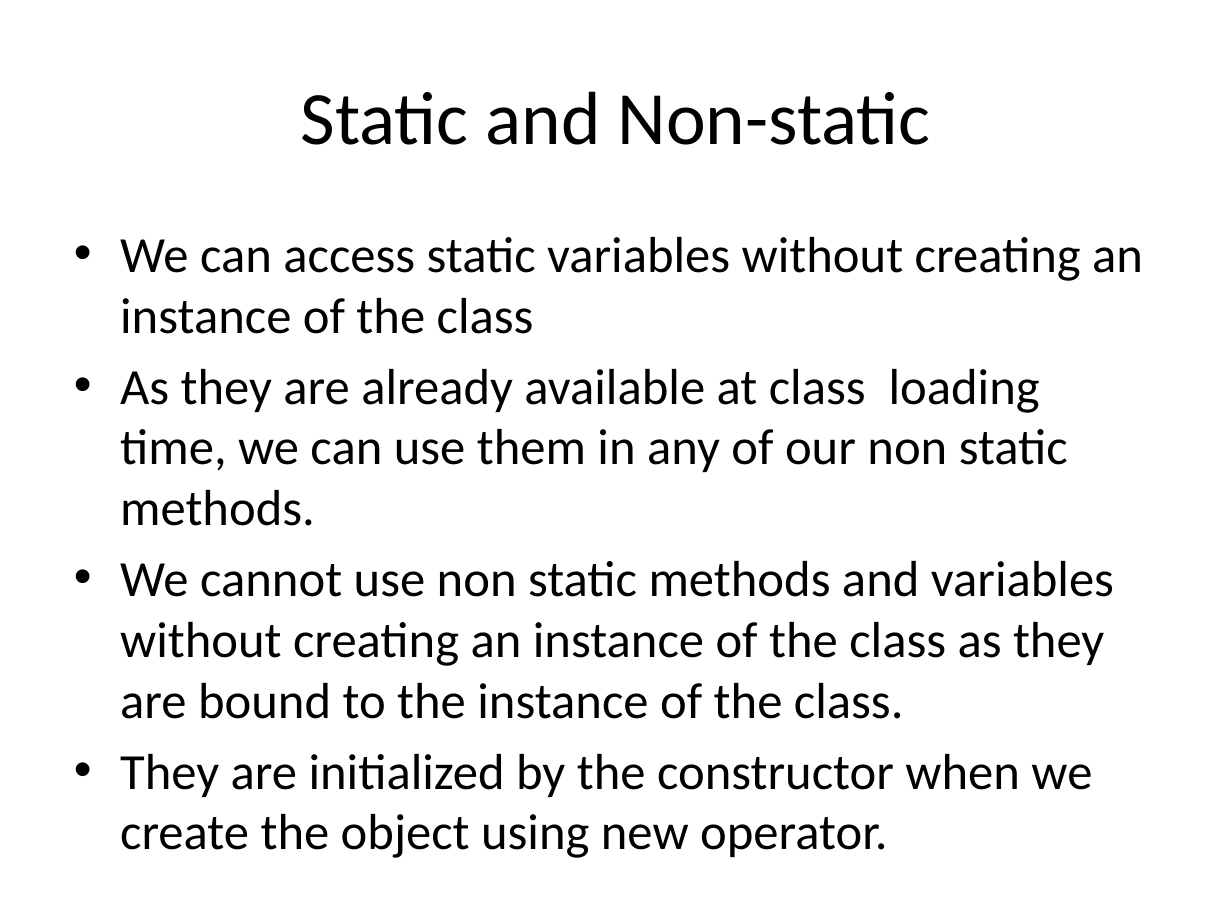
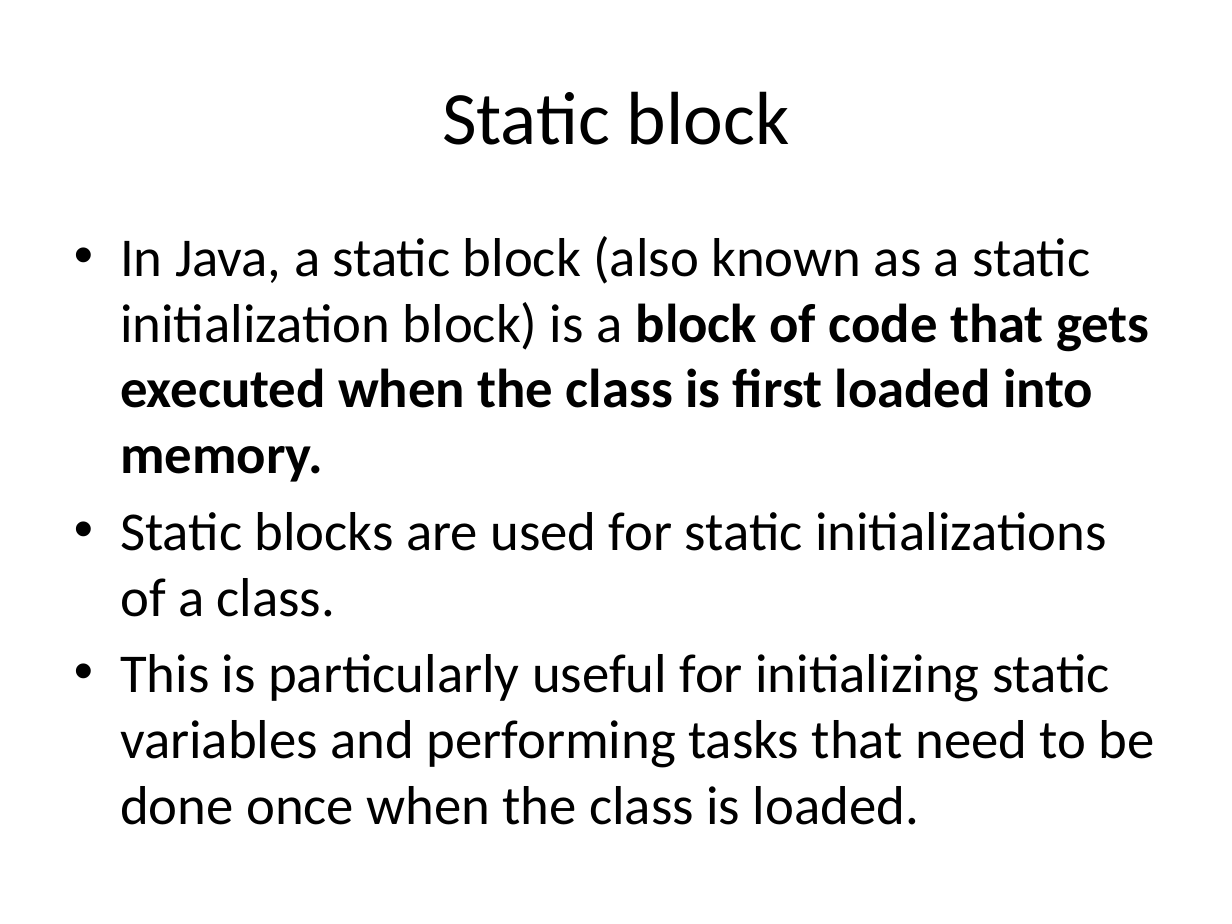
Before and after one commit to devipriyak/23-batch-III-SEM-JAVA, a slide deck: slide 15 of Static Keyword.pptx. Drawn at 1232x924 pixels with LibreOffice and Linux fonts; fonts in the diff are those of the drawing. Boxes give left, top, right and bottom in pixels: in the first picture for what was removed or moved away, otherwise in the second. Text is boxed around its words. In the diff, an @@ line names an element or a change of style, - is before the commit and + after.

```diff
--- a/Static Keyword.pptx
+++ b/Static Keyword.pptx
@@ title at <box>442,91,789,145</box>: text changed @@
-Static and Non-static
+Static block
@@ text at <box>120,236,1155,825</box>: text changed; size 29.6 to 32 pt @@
-• We can access static variables without creating an instance of the class
-• As they are already available at class loading time, we can use them in any of our non static methods.
-• We cannot use non static methods and variables without creating an instance of the class as they are bound to the instance of the class.
-• They are initialized by the constructor when we create the object using new operator.
+• In Java, a static block (also known as a static initialization block) is a block of code that gets executed when the class is first loaded into memory.
+• Static blocks are used for static initializations of a class.
+• This is particularly useful for initializing static variables and performing tasks that need to be done once when the class is loaded.
```
Also in this commit, not shown: 5 other slides changed, 3 slides added, 3 slides removed.
